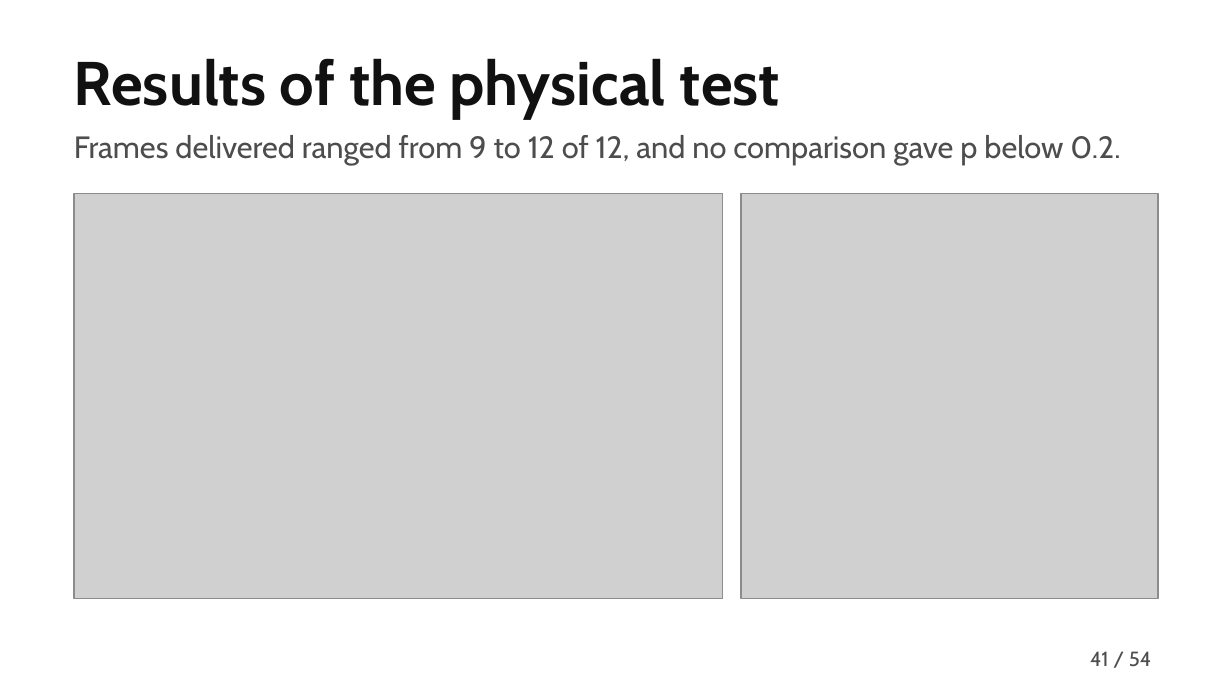
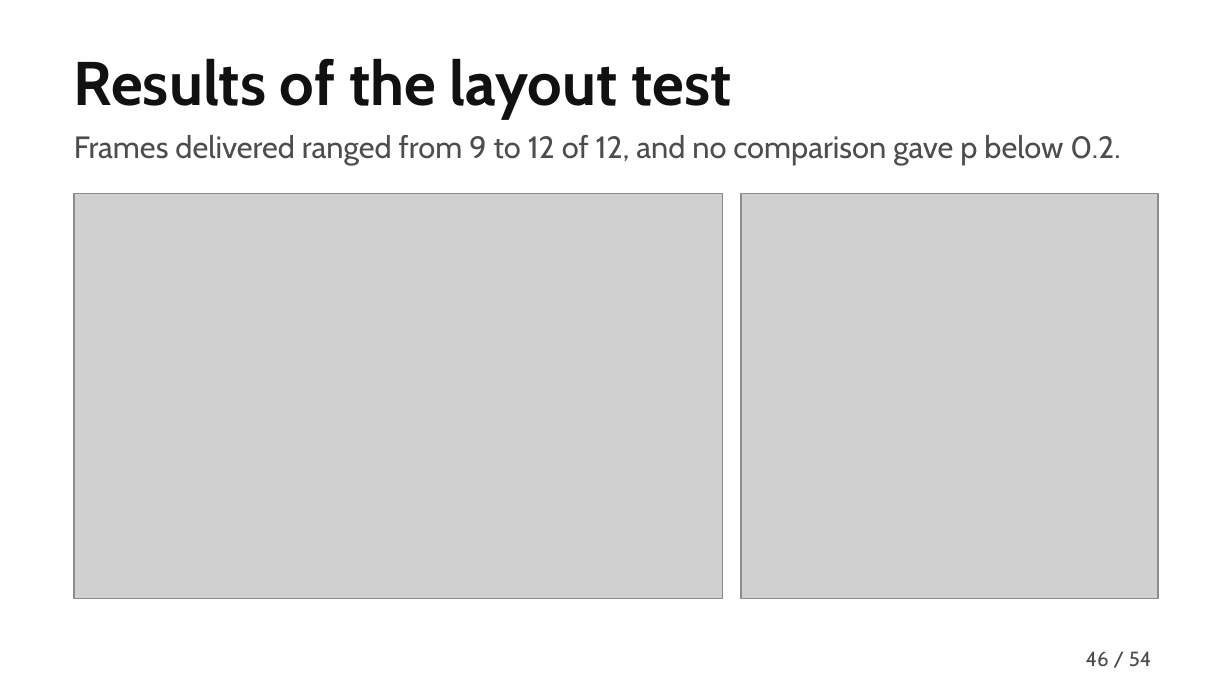
Before and after one commit to MuhammadMaazA/SamplingCW, a slide deck: slide 46 of presentation/gridlink-presentation.pptx (slide 41 before the commit). Drawn at 1232x693 pixels with LibreOffice and Linux fonts; fonts in the diff are those of the drawing; grey boxes stand for pictures. Boxes give left, top, right and bottom in pixels: in the first picture for what was removed or moved away, otherwise in the second. Text is boxed around its words. In the diff, an @@ line names an element or a change of style, - is before the commit and + after.

Commit message:
replace the deck appendix with slides on how we built and ran it and tidy the wording and figures

```diff
--- a/presentation/gridlink-presentation.pptx
+++ b/presentation/gridlink-presentation.pptx
@@ title at (x1=74, y1=58, x2=731, y2=119): text changed @@
-Results of the physical test
+Results of the layout test
@@ page number at (x1=1086, y1=651, x2=1109, y2=667): text changed @@
-41
+46
```
Also in this commit, not shown: 16 other slides changed, 8 slides added, 8 slides removed, 19 other files.
